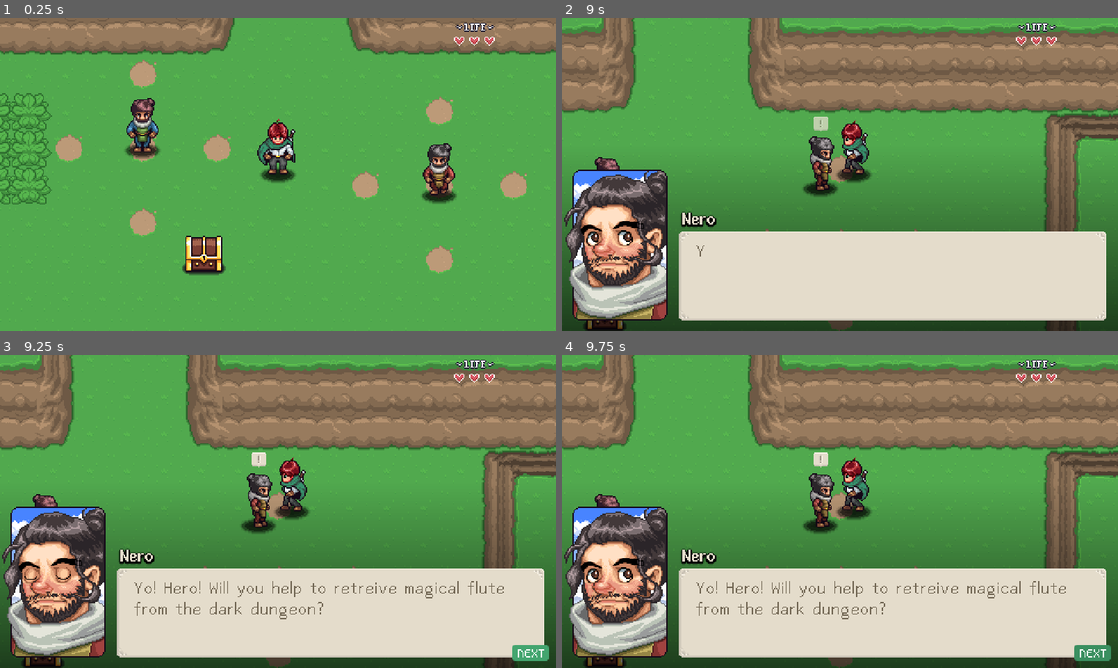
Above: before the commit, frames 1-4 (two rows, left to right).
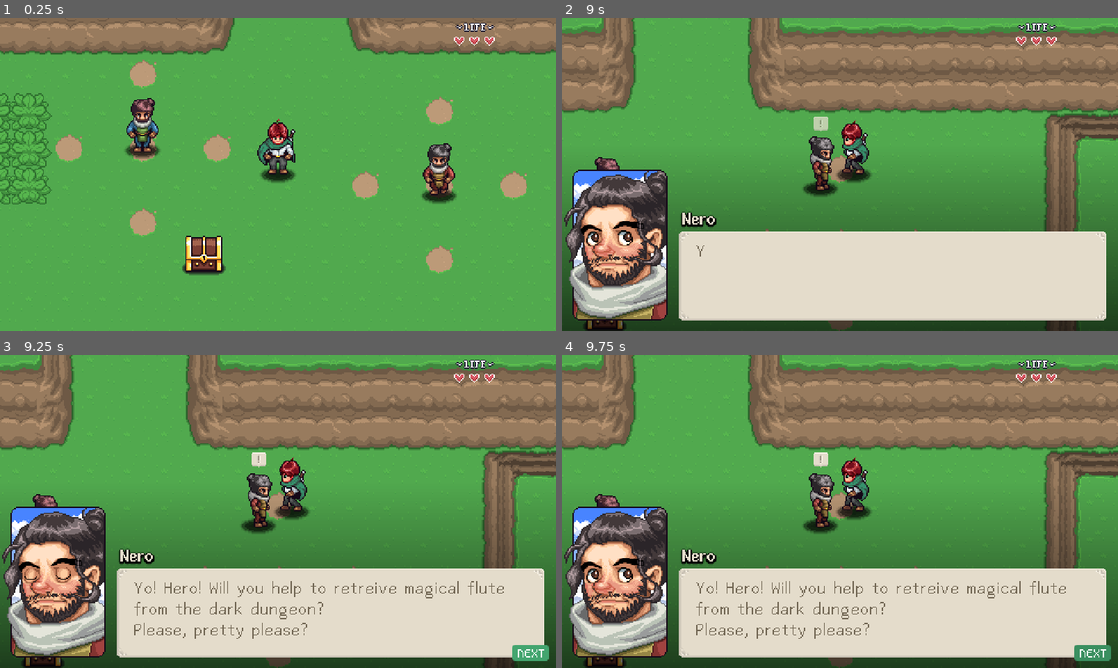
Above: after the commit, the same moments.

Repository: wangwenhao/aarpg
Game: Godot game, scene res://Levels/Area01/02.tscn
Two runs of this game, one before a commit and one after it. Both use one fixed random seed, a clock stepped at 60 frames per second and the inputs below. This scene is started directly instead of the project's main scene. Sound files missing from this copy of the repository are replaced by a short silence.
Inputs:
- Up to frame 1 (0.25 s): no input
- Up to frame 2 (9 s): tap Enter (ui_accept) at 0.5, 0.77, 1.52, 3.02, 3.77, 4.52, 6.02, 6.77, 7.52 s; hold N (ability) 0.53-1.28 s; hold W (up) 0.53-2.03 s; tap J (attack) at 1.35, 5.85 s; hold I (interact) 2.03-2.78 s; hold A (left) 2.03-3.53 s; tap N (ability) at 2.85, 7.35 s; hold S (down) 3.53-4.28 s; hold J (attack) 3.53-4.28 s; hold D (right) 4.28-5.03 s; tap I (interact) at 4.35, 8.85 s; hold W (up) 5.03-5.78 s; hold N (ability) 5.03-5.78 s; hold D (right) 5.78-8.03 s; hold I (interact) 6.53-7.28 s; hold S (down) 8.03-8.78 s; hold J (attack) 8.03-8.78 s; hold A (left) from 8.78 s (still down)
- Up to frame 3 (9.25 s): keep holding A (left); tap Enter (ui_accept) at 9.02 s
- Up to frame 4 (9.75 s): release A (left) at 9.53 s; hold W (up) from 9.53 s (still down); hold N (ability) from 9.53 s (still down)

Frames 1-2 are identical in both runs. In frame 3, 0.2% of the frame differs, in the area x 24-56%, y 85-91%; in frame 4, 0.2%.

Commit message:
对话系统编辑器交互

Diff:
--- a/GUI/DialogSystem/Scripts/dialog_system.gd
+++ b/GUI/DialogSystem/Scripts/dialog_system.gd
@@ -104,6 +104,8 @@
 		choice.pressed.connect(_dialog_choice_selected.bind(item.dialog_branches[index]))
 		choice_options.add_child(choice)
 
+	if Engine.is_editor_hint():
+		return
 	await get_tree().process_frame
 	choice_options.get_child(0).grab_focus()
 
@@ -115,6 +117,7 @@
 
 func set_dialog_text(item: DialogText) -> void:
 	content.text = item.text
+	choice_options.visible = false
 	name_label.text = item.npc_info.npc_name
 	portrait_sprite.texture = item.npc_info.portrait
 	portrait_sprite.audio_pitch_base = item.npc_info.dialog_audio_pitch
--- a/Interactables/Dialog/Scripts/dialog_branch.gd
+++ b/Interactables/Dialog/Scripts/dialog_branch.gd
@@ -2,14 +2,37 @@
 @icon("res://GUI/DialogSystem/Icons/answer_bubble.svg")
 class_name DialogBranch extends DialogItem
 
-@export var text: String = "ok..."
+@export var text: String = "": set = _set_text
 
 var dialog_items: Array[DialogItem] = []
 
 func _ready() -> void:
+	super()
 	if Engine.is_editor_hint():
 		return
 
 	for child in get_children():
 		if child is DialogItem:
 			dialog_items.append(child)
+
+func _set_editoer_display() -> void:
+	var _parent = get_parent()
+	if _parent is DialogChoice:
+		_set_related_text()
+		if _parent.dialog_branches.size() < 2:
+			return
+		example_dialog.set_dialog_choice(_parent)
+
+func _set_related_text() -> void:
+	var _parent = get_parent()
+	var _parent2 = _parent.get_parent()
+	var _text = _parent2.get_child(_parent.get_index() - 1)
+	if _text and _text is DialogText:
+		example_dialog.set_dialog_text(_text)
+		example_dialog.content.visible_characters = -1
+
+func _set_text(value: String) -> void:
+	text = value;
+	if Engine.is_editor_hint():
+		if example_dialog:
+			_set_editoer_display()
--- a/Interactables/Dialog/Scripts/dialog_choice.gd
+++ b/Interactables/Dialog/Scripts/dialog_choice.gd
@@ -5,9 +5,7 @@
 var dialog_branches: Array[DialogBranch]
 
 func _ready() -> void:
-	if Engine.is_editor_hint():
-		return
-
+	super()
 	for child in get_children():
 		if child is DialogBranch:
 			dialog_branches.append(child)
@@ -20,3 +18,16 @@
 
 func _check_for_dialog_branches() -> bool:
 	return get_children().filter(func (child): return child is DialogBranch).size() > 1
+
+func _set_editoer_display() -> void:
+	_set_related_text()
+	if dialog_branches.size() < 2:
+		return
+	example_dialog.set_dialog_choice(self)
+
+
+func _set_related_text() -> void:
+	var _text = get_parent().get_child(self.get_index() - 1)
+	if _text and _text is DialogText:
+		example_dialog.set_dialog_text(_text)
+		example_dialog.content.visible_characters = -1
--- a/Interactables/Dialog/Scripts/dialog_item.gd
+++ b/Interactables/Dialog/Scripts/dialog_item.gd
@@ -4,10 +4,51 @@
 
 @export var npc_info: NPCResource
 
+var editor_selection: EditorSelection
+var example_dialog: DialogSystemNode
+
 func _ready() -> void:
 	if Engine.is_editor_hint():
+		editor_selection = EditorInterface.get_selection()
+		editor_selection.selection_changed.connect(_on_selection_changed)
 		return
 	check_npc_data()
+
+func _on_selection_changed() -> void:
+	if not editor_selection:
+		return
+
+	var sel = editor_selection.get_selected_nodes()
+	if example_dialog:
+		example_dialog.queue_free()
+
+	if sel.is_empty():
+		return
+	if self != sel[0]:
+		return
+
+	example_dialog = load("res://GUI/DialogSystem/dialog_system.tscn").instantiate() as DialogSystemNode
+	if not example_dialog:
+		return
+	self.add_child(example_dialog)
+	example_dialog.offset = get_parent_global_position() + Vector2(32, -200)
+	check_npc_data()
+	_set_editoer_display()
+
+func _set_editoer_display() -> void:
+	pass
+
+func get_parent_global_position() -> Vector2:
+	var _p = self
+	var _checking: bool = true
+	while _checking:
+		_p = _p.get_parent()
+		if _p:
+			if _p is Node2D:
+				return _p.global_position
+		else:
+			_checking = false
+	return Vector2.ZERO
 
 func check_npc_data() -> void:
 	if not npc_info:
--- a/Interactables/Dialog/Scripts/dialog_text.gd
+++ b/Interactables/Dialog/Scripts/dialog_text.gd
@@ -2,4 +2,14 @@
 @icon("res://GUI/DialogSystem/Icons/text_bubble.svg")
 class_name DialogText extends DialogItem
 
-@export_multiline var text: String = ""
+@export_multiline var text: String = "" : set = _set_text
+
+func _set_editoer_display() -> void:
+	example_dialog.set_dialog_text(self)
+	example_dialog.content.visible_characters = -1
+
+func _set_text(value: String) -> void:
+	text = value
+	if Engine.is_editor_hint():
+		if example_dialog:
+			_set_editoer_display()
--- a/Levels/Area01/02.tscn
+++ b/Levels/Area01/02.tscn
@@ -73,6 +73,7 @@
 [node name="DialogText" type="Node" parent="NPC/DialogInteraction"]
 script = ExtResource("13_5l2i7")
 text = "Hi, [b]Hero[/b] is that you?"
+npc_info = ExtResource("10_q5iyu")
 metadata/_custom_type_script = "uid://cer7bh4d3h3ri"
 
 [node name="DialogText2" type="Node" parent="NPC/DialogInteraction"]
@@ -86,6 +87,7 @@
 script = ExtResource("13_5l2i7")
 text = "Nice bro!
 Happy to have a hero!"
+npc_info = ExtResource("10_q5iyu")
 metadata/_custom_type_script = "uid://cer7bh4d3h3ri"
 
 [node name="NPC2" parent="." instance=ExtResource("9_jeo2k")]
@@ -119,34 +121,42 @@
 
 [node name="DialogText" type="Node" parent="NPC2/DialogInteraction"]
 script = ExtResource("13_5l2i7")
-text = "Yo! Hero! Will you help to retreive magical flute from the dark dungeon?"
+text = "Yo! Hero! Will you help to retreive magical flute from the dark dungeon?
+Please, pretty please?"
+npc_info = ExtResource("12_sci0f")
 metadata/_custom_type_script = "uid://cer7bh4d3h3ri"
 
 [node name="DialogChoice" type="Node" parent="NPC2/DialogInteraction"]
 script = ExtResource("18_j3pfp")
+npc_info = ExtResource("12_sci0f")
 metadata/_custom_type_script = "uid://crlioimqcqf7o"
 
 [node name="DialogBranch" type="Node" parent="NPC2/DialogInteraction/DialogChoice"]
 script = ExtResource("19_m4nom")
 text = "Count on it!"
+npc_info = ExtResource("12_sci0f")
 metadata/_custom_type_script = "uid://b1d3equ63042e"
 
 [node name="DialogText" type="Node" parent="NPC2/DialogInteraction/DialogChoice/DialogBranch"]
 script = ExtResource("13_5l2i7")
 text = "Thank you dear Hero! You are a true specimen!"
+npc_info = ExtResource("12_sci0f")
 metadata/_custom_type_script = "uid://cer7bh4d3h3ri"
 
 [node name="DialogText2" type="Node" parent="NPC2/DialogInteraction/DialogChoice/DialogBranch"]
 script = ExtResource("13_5l2i7")
 text = "Oh, and be careful the evil wizard who lurks in the dungeon!"
+npc_info = ExtResource("12_sci0f")
 metadata/_custom_type_script = "uid://cer7bh4d3h3ri"
 
 [node name="DialogBranch2" type="Node" parent="NPC2/DialogInteraction/DialogChoice"]
 script = ExtResource("19_m4nom")
-text = "NO!"
+text = "NO! You are crazy bananas!"
+npc_info = ExtResource("12_sci0f")
 metadata/_custom_type_script = "uid://b1d3equ63042e"
 
 [node name="DialogText" type="Node" parent="NPC2/DialogInteraction/DialogChoice/DialogBranch2"]
 script = ExtResource("13_5l2i7")
 text = "Geez! Some lousy hero you are..."
+npc_info = ExtResource("12_sci0f")
 metadata/_custom_type_script = "uid://cer7bh4d3h3ri"
--- a/NPC/npc.tscn
+++ b/NPC/npc.tscn
@@ -3,6 +3,21 @@
 [ext_resource type="Script" uid="uid://btrxnnh3dl7cn" path="res://NPC/Scripts/npc.gd" id="1_asys0"]
 [ext_resource type="Texture2D" uid="uid://dlxst6mk3xnt0" path="res://NPC/Sprites/npc_sprite.png" id="2_056qb"]
 [ext_resource type="Texture2D" uid="uid://d1kd7q3k48wwr" path="res://Player/Sprites/Shadow.png" id="3_3etx6"]
+
+[sub_resource type="Animation" id="Animation_k1h6f"]
+length = 0.001
+tracks/0/type = "value"
+tracks/0/imported = false
+tracks/0/enabled = true
+tracks/0/path = NodePath("Sprite2D:frame")
+tracks/0/interp = 1
+tracks/0/loop_wrap = true
+tracks/0/keys = {
+"times": PackedFloat32Array(0),
+"transitions": PackedFloat32Array(1),
+"update": 1,
+"values": [0]
+}
 
 [sub_resource type="Animation" id="Animation_3etx6"]
 resource_name = "idle_down"
@@ -19,8 +34,8 @@
 "values": [0]
 }
 
-[sub_resource type="Animation" id="Animation_k1h6f"]
-length = 0.001
+[sub_resource type="Animation" id="Animation_rovd1"]
+resource_name = "idle_side"
 tracks/0/type = "value"
 tracks/0/imported = false
 tracks/0/enabled = true
@@ -31,7 +46,7 @@
 "times": PackedFloat32Array(0),
 "transitions": PackedFloat32Array(1),
 "update": 1,
-"values": [0]
+"values": [2]
 }
 
 [sub_resource type="Animation" id="Animation_6swda"]
@@ -47,21 +62,6 @@
 "transitions": PackedFloat32Array(1),
 "update": 1,
 "values": [1]
-}
-
-[sub_resource type="Animation" id="Animation_rovd1"]
-resource_name = "idle_side"
-tracks/0/type = "value"
-tracks/0/imported = false
-tracks/0/enabled = true
-tracks/0/path = NodePath("Sprite2D:frame")
-tracks/0/interp = 1
-tracks/0/loop_wrap = true
-tracks/0/keys = {
-"times": PackedFloat32Array(0),
-"transitions": PackedFloat32Array(1),
-"update": 1,
-"values": [2]
 }
 
 [sub_resource type="Animation" id="Animation_u08xh"]
@@ -82,6 +82,24 @@
 "values": [3, 4, 5, 6, 5, 4]
 }
 
+[sub_resource type="Animation" id="Animation_bey1f"]
+resource_name = "walk_side"
+length = 1.2
+loop_mode = 1
+step = 0.1
+tracks/0/type = "value"
+tracks/0/imported = false
+tracks/0/enabled = true
+tracks/0/path = NodePath("Sprite2D:frame")
+tracks/0/interp = 1
+tracks/0/loop_wrap = true
+tracks/0/keys = {
+"times": PackedFloat32Array(0, 0.20000002, 0.40000004, 0.6, 0.8, 1),
+"transitions": PackedFloat32Array(1, 1, 1, 1, 1, 1),
+"update": 1,
+"values": [11, 12, 13, 14, 13, 12]
+}
+
 [sub_resource type="Animation" id="Animation_m2dqh"]
 resource_name = "walk_up"
 length = 1.2
@@ -98,24 +116,6 @@
 "transitions": PackedFloat32Array(1, 1, 1, 1, 1, 1),
 "update": 1,
 "values": [7, 8, 9, 10, 9, 8]
-}
-
-[sub_resource type="Animation" id="Animation_bey1f"]
-resource_name = "walk_side"
-length = 1.2
-loop_mode = 1
-step = 0.1
-tracks/0/type = "value"
-tracks/0/imported = false
-tracks/0/enabled = true
-tracks/0/path = NodePath("Sprite2D:frame")
-tracks/0/interp = 1
-tracks/0/loop_wrap = true
-tracks/0/keys = {
-"times": PackedFloat32Array(0, 0.20000002, 0.40000004, 0.6, 0.8, 1),
-"transitions": PackedFloat32Array(1, 1, 1, 1, 1, 1),
-"update": 1,
-"values": [11, 12, 13, 14, 13, 12]
 }
 
 [sub_resource type="AnimationLibrary" id="AnimationLibrary_6swda"]
